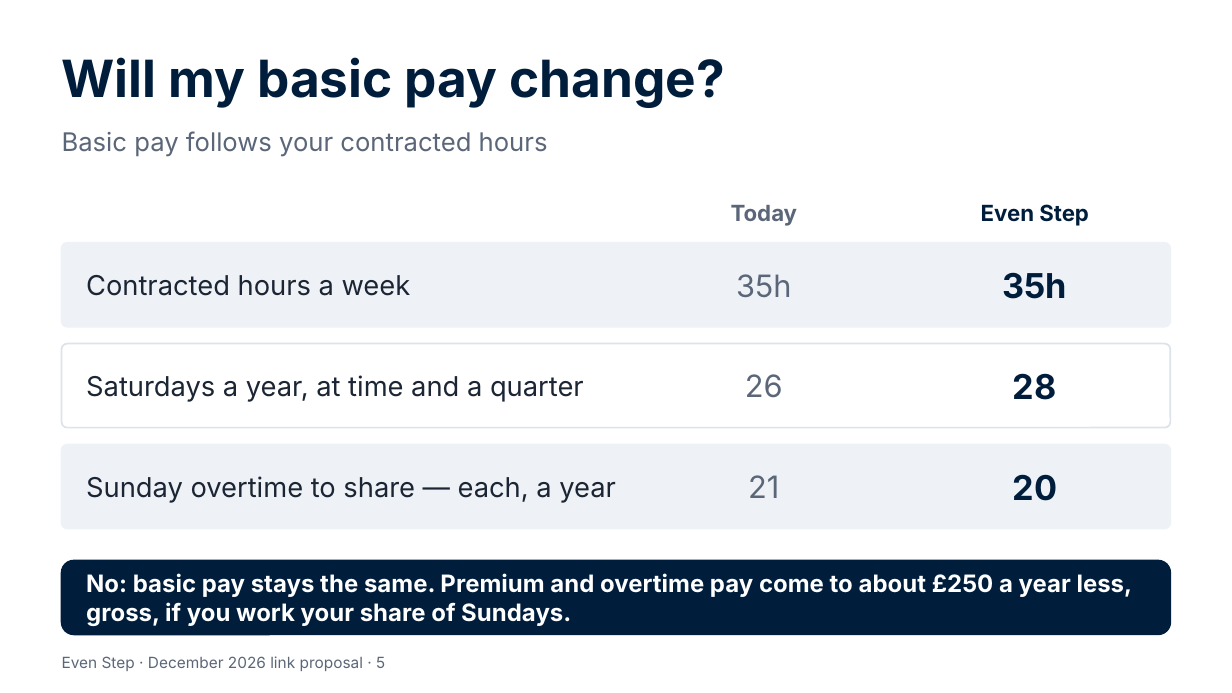
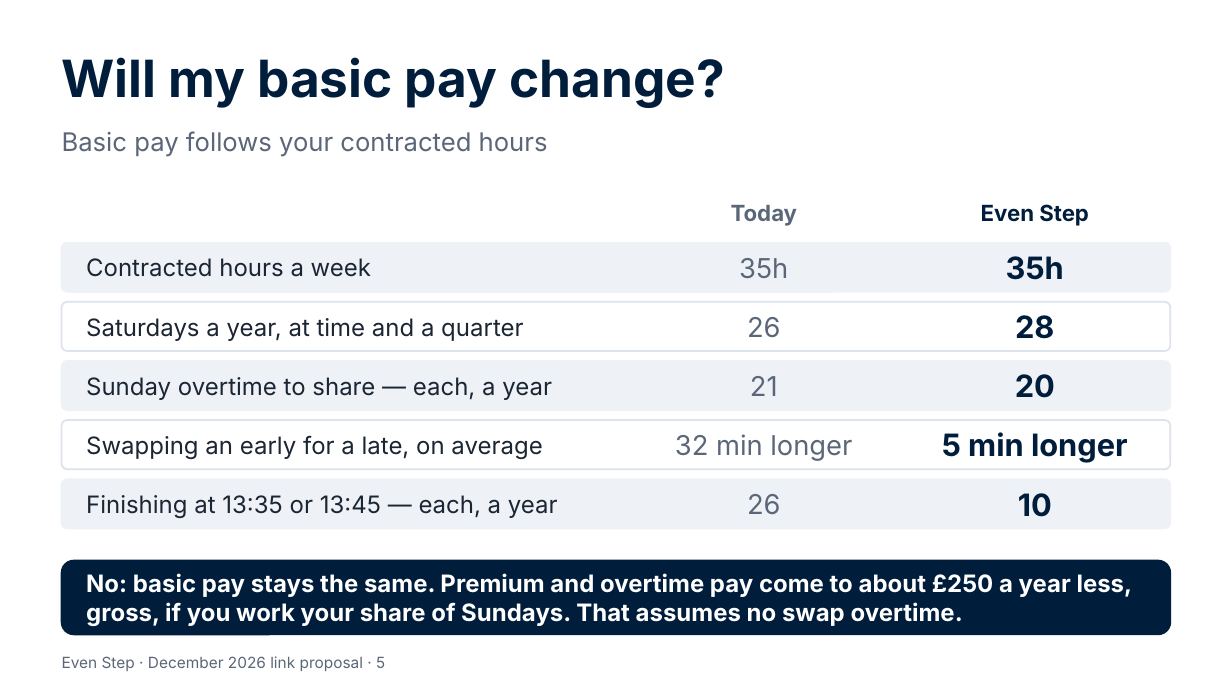
Before and after one commit to Garethdavidmiller/roster-app, a slide deck: slide 5 of docs/links-26/presentations/Even-Step-for-colleagues.pptx. Drawn at 1232x693 pixels with LibreOffice and Linux fonts; fonts in the diff are those of the drawing. Boxes give left, top, right and bottom in pixels: in the first picture for what was removed or moved away, otherwise in the second. Text is boxed around its words. In the diff, an @@ line names an element or a change of style, - is before the commit and + after.

```diff
--- a/docs/links-26/presentations/Even-Step-for-colleagues.pptx
+++ b/docs/links-26/presentations/Even-Step-for-colleagues.pptx
@@ rounded rectangle resized from (x1=62, y1=243, x2=1170, y2=326) to (x1=62, y1=243, x2=1170, y2=292) @@
@@ rounded rectangle resized from (x1=62, y1=344, x2=1170, y2=428) to (x1=62, y1=302, x2=1170, y2=351) @@
@@ text "Saturdays a year, at time ..." moved from (x1=86, y1=375, x2=584, y2=402) to (x1=86, y1=318, x2=523, y2=341) @@
@@ text "26" moved from (x1=745, y1=374, x2=783, y2=398) to (x1=747, y1=317, x2=781, y2=337) @@
@@ text "28" moved from (x1=1013, y1=373, x2=1057, y2=400) to (x1=1015, y1=315, x2=1054, y2=339) @@
@@ proportions changed in 3 elements at (x1=62, y1=243, x2=1170, y2=292), (x1=62, y1=302, x2=1170, y2=351), (x1=62, y1=361, x2=1170, y2=410) @@
@@ rounded rectangle resized from (x1=62, y1=445, x2=1170, y2=529) to (x1=62, y1=361, x2=1170, y2=410) @@
@@ size 16 to 14 pt in 3 elements at (x1=86, y1=258, x2=371, y2=277), (x1=86, y1=318, x2=523, y2=341), (x1=86, y1=377, x2=552, y2=400) @@
@@ text "Sunday overtime to share — ..." moved from (x1=86, y1=476, x2=616, y2=503) to (x1=86, y1=377, x2=552, y2=400) @@
@@ size 18 to 16 pt in 3 elements at (x1=739, y1=258, x2=788, y2=278), (x1=747, y1=317, x2=781, y2=337), (x1=750, y1=376, x2=778, y2=396) @@
@@ text "21" moved from (x1=748, y1=475, x2=779, y2=498) to (x1=750, y1=376, x2=778, y2=396) @@
@@ size 20 to 18 pt in 3 elements at (x1=1006, y1=256, x2=1064, y2=280), (x1=1015, y1=315, x2=1054, y2=339), (x1=1015, y1=374, x2=1055, y2=398) @@
@@ text "20" moved from (x1=1012, y1=474, x2=1057, y2=501) to (x1=1015, y1=374, x2=1055, y2=398) @@
@@ rounded rectangle added at (x1=62, y1=420, x2=1170, y2=469), fill #FFFFFF, outline #DDE3EA 1 pt @@
@@ text added at (x1=86, y1=435, x2=542, y2=459), 14 pt, text #1B2533 @@
+Swapping an early for a late, on average
@@ text added at (x1=675, y1=434, x2=852, y2=461), 16 pt, text #5B6778 @@
+32 min longer
@@ text added at (x1=942, y1=432, x2=1128, y2=463), 18 pt, text #001E3C, bold @@
+5 min longer
@@ rounded rectangle added at (x1=62, y1=479, x2=1170, y2=529), fill #EEF2F7, outline #EEF2F7 1 pt @@
@@ text added at (x1=86, y1=495, x2=558, y2=518), 14 pt, text #1B2533 @@
+Finishing at 13:35 or 13:45 — each, a year
@@ text added at (x1=747, y1=494, x2=781, y2=514), 16 pt, text #5B6778 @@
+26
@@ text added at (x1=1018, y1=493, x2=1052, y2=517), 18 pt, text #001E3C, bold @@
+10
@@ text at (x1=86, y1=573, x2=1133, y2=626): text changed @@
-No: basic pay stays the same. Premium and overtime pay come to about £250 a year less, gross, if you work your share of Sundays.
+No: basic pay stays the same. Premium and overtime pay come to about £250 a year less, gross, if you work your share of Sundays. That assumes no swap overtime.
```
Also in this commit, not shown: 1 other slide changed, 18 other files.
